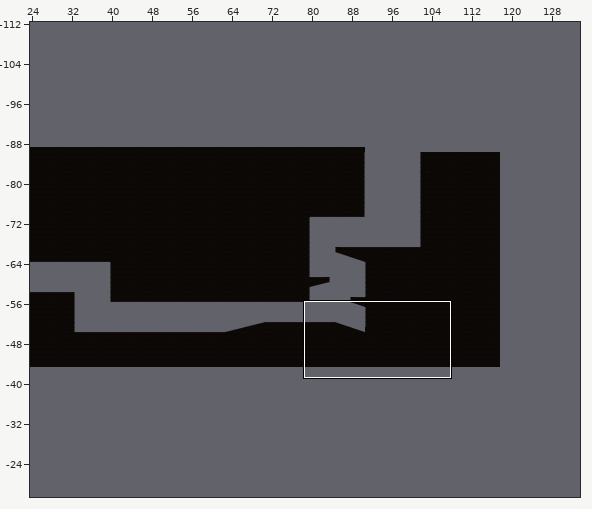
A Tiled map gets an edit: Assets/Tiled/Level1TileMap/map1-1.tmx. The first picture is a wide view before the edit; the outline marks the close-up.
Close-up. The starting point:
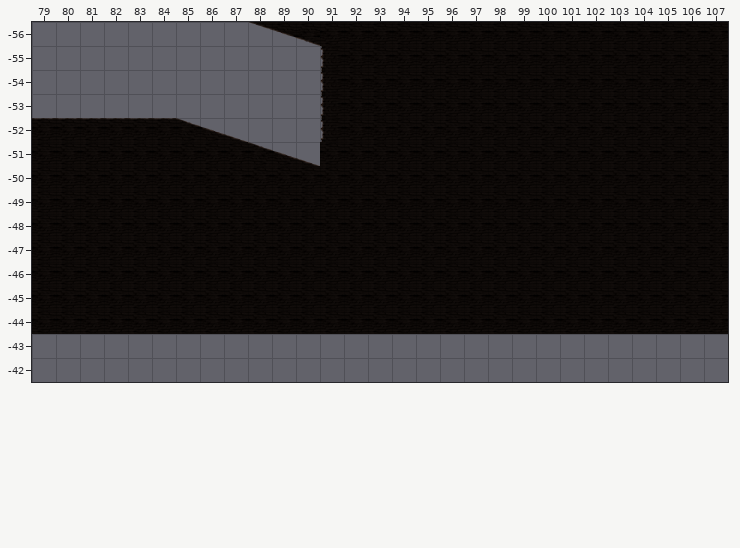
Cells are 256x256 px. Shown: x 79..107, y -56..-42. The commit also changed other parts of the map, which this record leaves out.
New version:
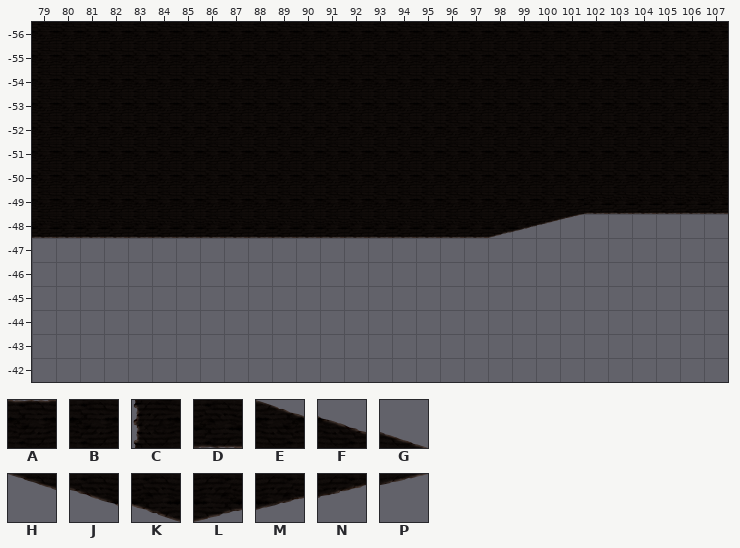
Key: from "Level1 Tileset": A 0, B 8, C 9, D 16, E 27, F 28, G 29, H 32, J 33, K 34, L 52, M 53, N 54, P 55.
_ is an empty cell, . an unchanged one.
The exact change:
--- layer "ground"
@@ x 79..91 @@
--56 _________HJK.
--55 ____________C
--54 ____________C
--53 ____________C
--52 AAAAAAEFG___C
--51 .........EFG.
+-56 BBBBBBBBBBBB.
+-55 BBBBBBBBBBBBB
+-54 BBBBBBBBBBBBB
+-53 BBBBBBBBBBBBB
+-52 BBBBBBBBBBBBB
+-51 .........BBB.
@@ x 79..107 @@
--49 .......................BBBBBB
--48 BBBBBBBBBBBBBBBBBBBBBBBBBBBBB
--47 BBBBBBBBBBBBBBBBBBBBBBBBBBBBB
--46 BBBBBBBBBBBBBBBBBBBBBBBBBBBBB
--45 BBBBBBBBBBBBBBBBBBBBBBBBBBBBB
--44 BBBBBBBBBBBBBBBBBBBBBBBBBBBBB
+-49 .......................DDDDDD
+-48 DDDDDDDDDDDDDDDDDDDLMNP______
+-47 _____________________________
+-46 _____________________________
+-45 _____________________________
+-44 _____________________________
Changed places in both close-ups, as pixel boxes (x1, y1, x2, y2):
changed: (32, 22, 334, 166)
changed: (32, 198, 728, 334)
